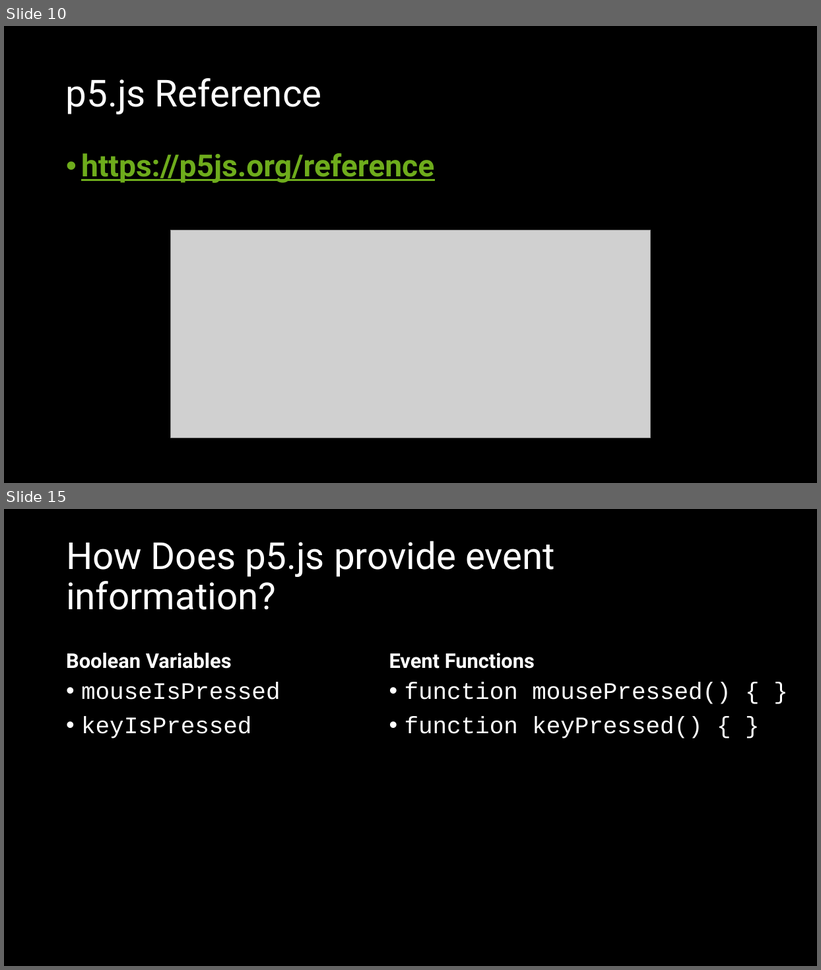
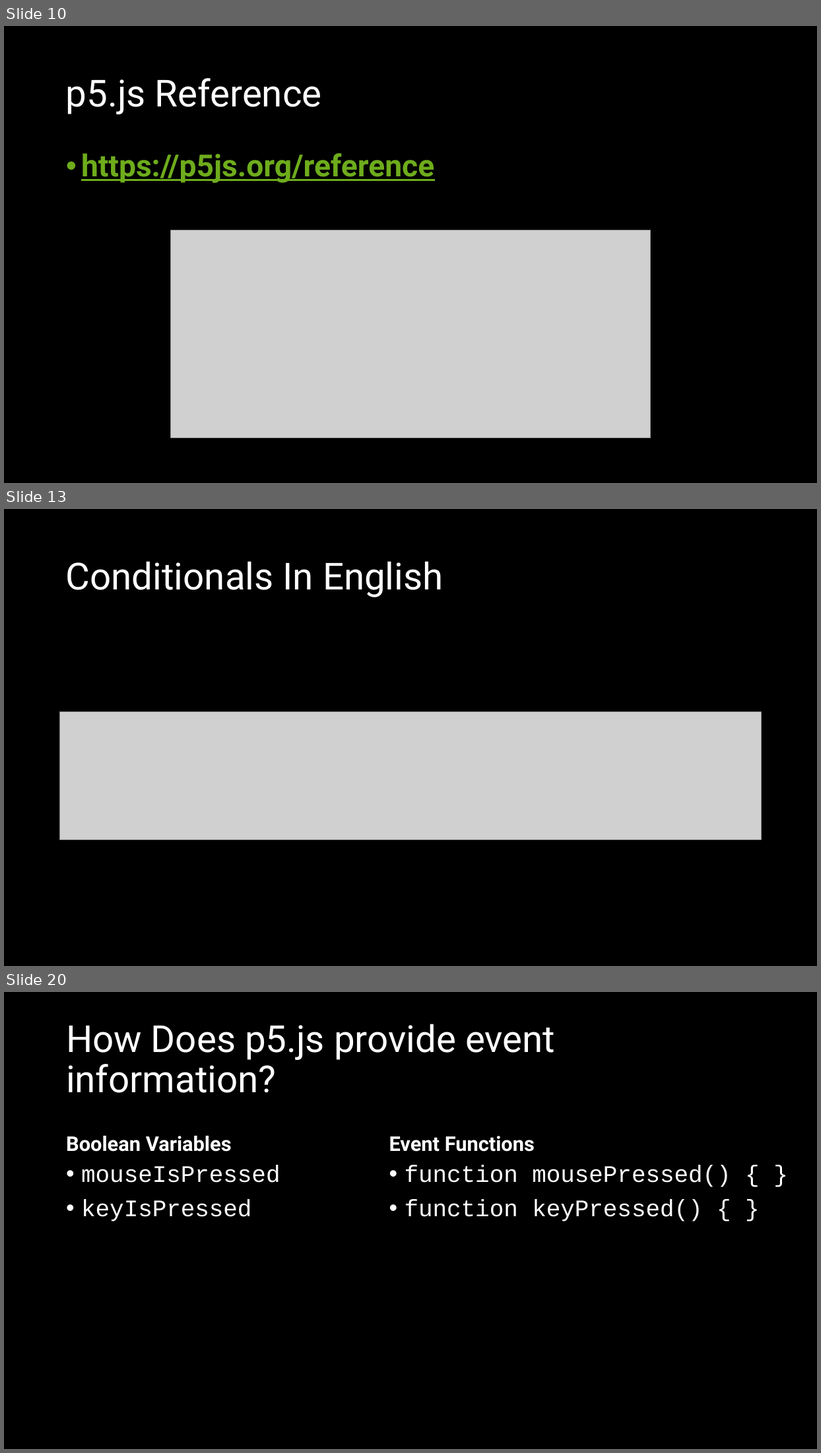
Before and after one commit to crhallberg/IMM120, a slide deck: Presentations/Sept 11 - Class 2.pptx. Shown one above the other, each under a label of ours: slides 10 and 15 before the commit, slides 10, 13 and 20 after it; the slides between them are not shown. The pictures are 821x970 and 821x1453 pixels, drawn with LibreOffice and Linux fonts; fonts in the diff are those of the drawing; grey boxes stand for pictures. Boxes give left, top, right and bottom in pixels: in the first picture for what was removed or moved away, otherwise in the second. Text is boxed around its words. In the diff, an @@ line names an element or a change of style, - is before the commit and + after.

```diff
--- a/Presentations/Sept 11 - Class 2.pptx
+++ b/Presentations/Sept 11 - Class 2.pptx
@@ slide 13 added at <box>4,509,817,966</box>, background #000000 @@
@@ title added at <box>66,561,444,597</box>, 44 pt, text #FFFFFF @@
+Conditionals In English
@@ picture added at <box>60,712,762,840</box> @@
@@ what was slide 15 is now slide 20 @@
```
Also in this commit, not shown: 2 slides changed, 13 other slides added, 3 slides removed, 3 other files.
